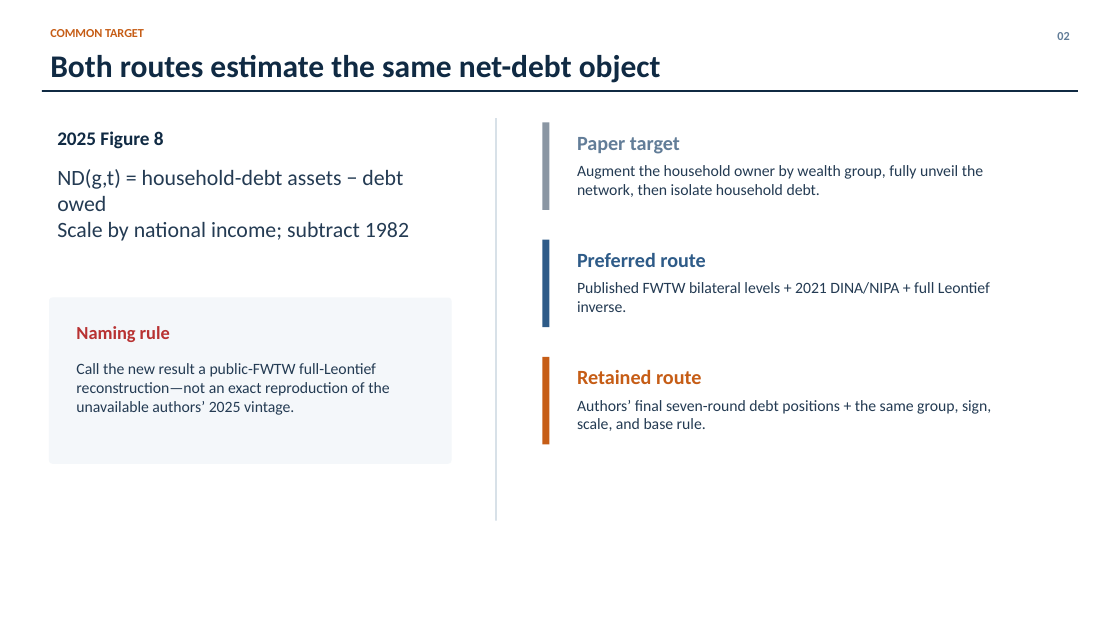
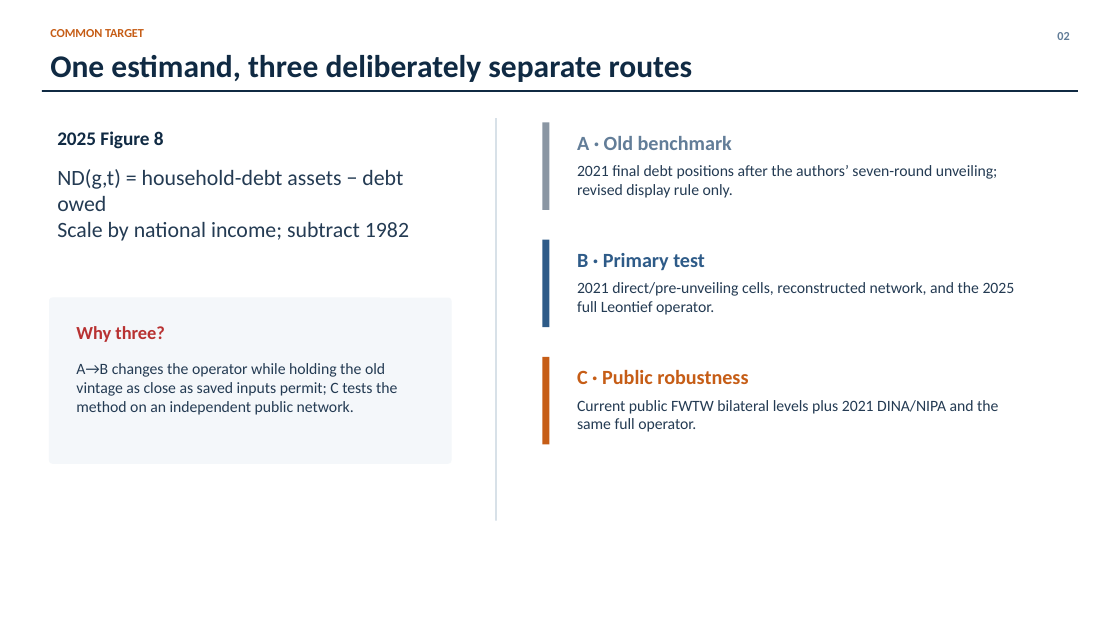
Before and after one commit to lorenz-gorini/mian-sufi-straub2025-saving-glut-replication, a slide deck: slide 2 of Presentation/6_figure8_method_comparison/presentation.pptx. Drawn at 1120x630 pixels with LibreOffice and Linux fonts; fonts in the diff are those of the drawing. Boxes give left, top, right and bottom in pixels: in the first picture for what was removed or moved away, otherwise in the second. Text is boxed around its words. In the diff, an @@ line names an element or a change of style, - is before the commit and + after.

Commit message:
Add three-route Figure 8 method comparison
Separate the seven-round benchmark, 2021-direct full-inverse
reconstruction, and public-FWTW robustness route. Add comparison
metrics, tests, documentation, and the focused presentation.

Validation: 36 tests passed; presentation QA passed.
AI-assisted implementation and documentation.

```diff
--- a/Presentation/6_figure8_method_comparison/presentation.pptx
+++ b/Presentation/6_figure8_method_comparison/presentation.pptx
@@ text at [50, 55, 693, 82]: text changed @@
-Both routes estimate the same net-debt object
+One estimand, three deliberately separate routes
@@ text at [577, 136, 732, 150]: text changed @@
-Paper target
+A · Old benchmark
@@ text at [577, 165, 998, 198]: text changed @@
-Augment the household owner by wealth group, fully unveil the network, then isolate household debt.
+2021 final debt positions after the authors’ seven-round unveiling; revised display rule only.
@@ text at [577, 253, 705, 270]: text changed @@
-Preferred route
+B · Primary test
@@ text at [577, 282, 1015, 315]: text changed @@
-Published FWTW bilateral levels + 2021 DINA/NIPA + full Leontief inverse.
+2021 direct/pre-unveiling cells, reconstructed network, and the 2025 full Leontief operator.
@@ text at [76, 326, 164, 342]: text changed @@
-Naming rule
+Why three?
@@ text at [76, 363, 397, 415]: text changed @@
-Call the new result a public-FWTW full-Leontief reconstruction—not an exact reproduction of the unavailable authors’ 2025 vintage.
+A→B changes the operator while holding the old vintage as close as saved inputs permit; C tests the method on an independent public network.
@@ text at [577, 370, 748, 384]: text changed @@
-Retained route
+C · Public robustness
@@ text at [577, 400, 998, 432]: text changed @@
-Authors’ final seven-round debt positions + the same group, sign, scale, and base rule.
+Current public FWTW bilateral levels plus 2021 DINA/NIPA and the same full operator.
```
Also in this commit, not shown: 7 other slides changed, 24 other files.
